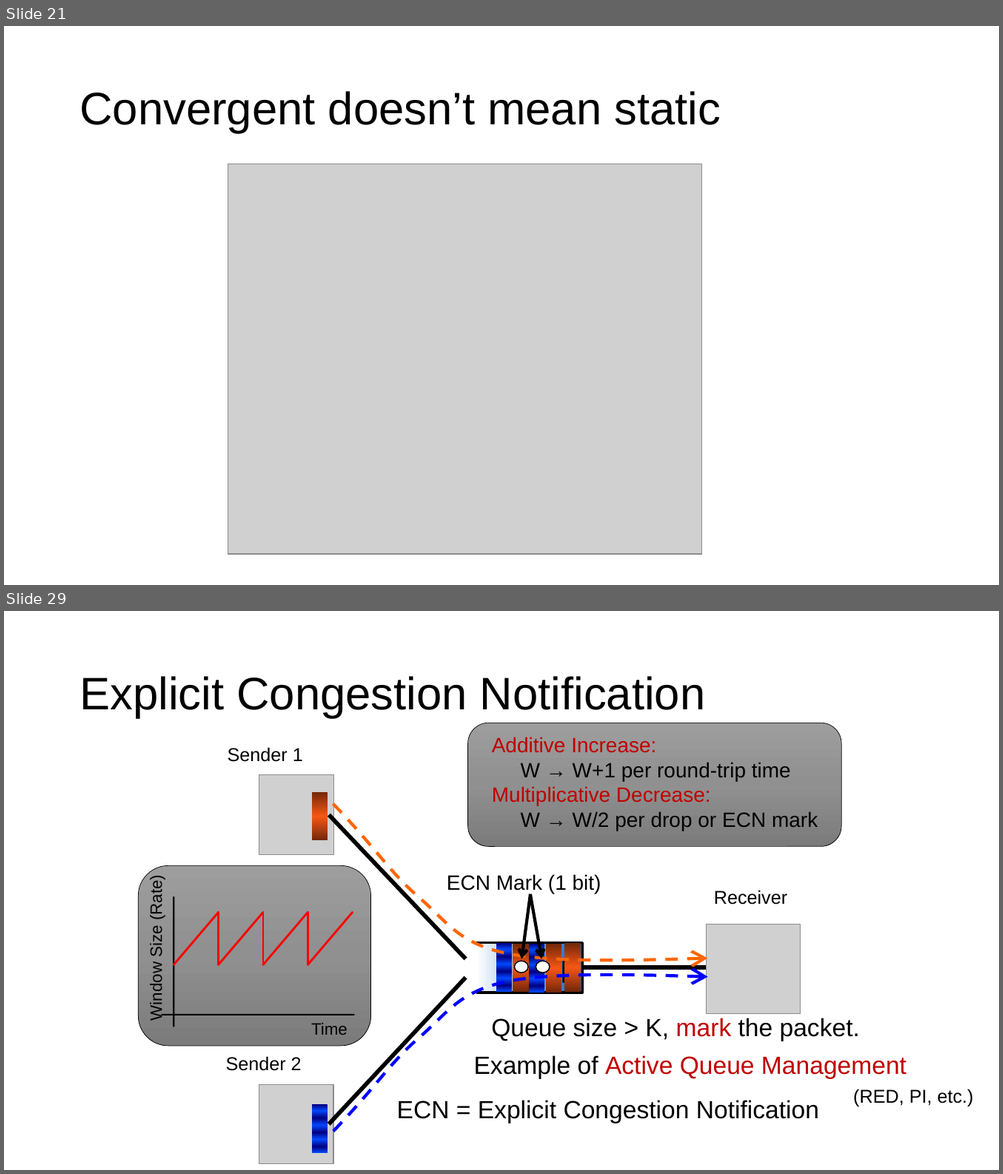
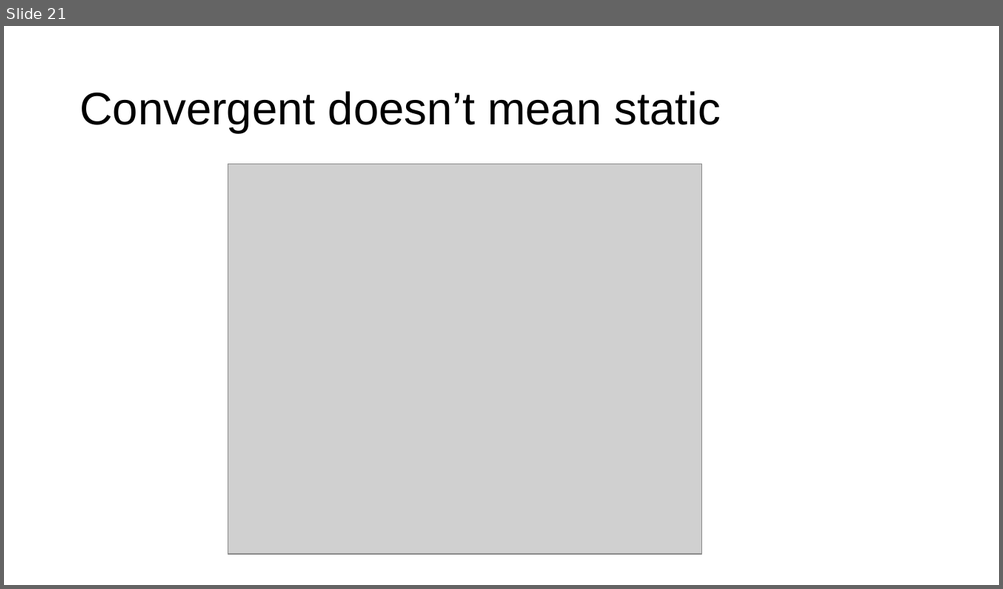
Before and after one commit to ngsrinivas/coursegen, a slide deck: ex/552-S24/staging/552-S24/lectures/04-transport-model.pptx. Shown one above the other, each under a label of ours: slides 21 and 29 before the commit, slide 21 after it; the slides between them are not shown. The pictures are 1003x1174 and 1003x589 pixels, drawn with LibreOffice and Linux fonts; fonts in the diff are those of the drawing; grey boxes stand for pictures. Boxes give left, top, right and bottom in pixels: in the first picture for what was removed or moved away, otherwise in the second. Text is boxed around its words. In the diff, an @@ line names an element or a change of style, - is before the commit and + after.

```diff
--- a/ex/552-S24/staging/552-S24/lectures/04-transport-model.pptx
+++ b/ex/552-S24/staging/552-S24/lectures/04-transport-model.pptx
@@ slide 29 removed at (x1=4, y1=611, x2=999, y2=1170), background #FFFFFF @@
@@ title removed at (x1=79, y1=676, x2=705, y2=718) @@
-Explicit Congestion Notification
@@ rounded rectangle removed at (x1=468, y1=723, x2=842, y2=847) @@
@@ text removed at (x1=492, y1=737, x2=817, y2=831) @@
-Additive Increase:
-W → W+1 per round-trip time
-Multiplicative Decrease:
-W → W/2 per drop or ECN mark
@@ text removed at (x1=227, y1=747, x2=303, y2=762) @@
-Sender 1
@@ picture removed at (x1=259, y1=775, x2=334, y2=855) @@
@@ rectangle removed at (x1=311, y1=792, x2=327, y2=841) @@
@@ freeform shape removed at (x1=333, y1=804, x2=708, y2=960) @@
@@ line removed from (329, 815) to (466, 960) @@
@@ rectangle removed at (x1=675, y1=898, x2=705, y2=928) @@
@@ text removed at (x1=714, y1=890, x2=787, y2=905) @@
-Receiver
@@ group removed at (x1=138, y1=866, x2=371, y2=1047): 9 lines, 2 texts, 1 rounded rectangle @@
-Time
-Window Size (Rate)
@@ rectangle removed at (x1=681, y1=903, x2=704, y2=925) @@
@@ rectangle removed at (x1=681, y1=903, x2=704, y2=925) @@
@@ rectangle removed at (x1=681, y1=903, x2=704, y2=925) @@
@@ freeform shape removed at (x1=476, y1=943, x2=582, y2=993) @@
@@ rectangle removed at (x1=564, y1=943, x2=580, y2=991) @@
@@ picture removed at (x1=706, y1=924, x2=800, y2=1014) @@
@@ rectangle removed at (x1=496, y1=944, x2=512, y2=992) @@
@@ rectangle removed at (x1=513, y1=944, x2=529, y2=992) @@
@@ group removed at (x1=447, y1=874, x2=601, y2=973): 2 arrows, 2 ellipses, 1 text @@
-ECN Mark (1 bit)
@@ rectangle removed at (x1=529, y1=945, x2=544, y2=993) @@
@@ rectangle removed at (x1=546, y1=945, x2=561, y2=993) @@
@@ line removed from (563, 958) to (563, 983) @@
@@ line removed from (329, 1125) to (466, 978) @@
@@ freeform shape removed at (x1=333, y1=976, x2=708, y2=1132) @@
@@ line removed from (580, 968) to (712, 968) @@
@@ text removed at (x1=491, y1=1018, x2=859, y2=1042) @@
-Queue size > K, mark the packet.
@@ text removed at (x1=226, y1=1056, x2=301, y2=1071) @@
-Sender 2
@@ text removed at (x1=474, y1=1056, x2=906, y2=1079) @@
-Example of Active Queue Management
@@ picture removed at (x1=259, y1=1085, x2=333, y2=1165) @@
@@ text removed at (x1=853, y1=1089, x2=973, y2=1107) @@
-(RED, PI, etc.)
@@ rectangle removed at (x1=311, y1=1105, x2=327, y2=1153) @@
@@ text removed at (x1=397, y1=1100, x2=819, y2=1124) @@
-ECN = Explicit Congestion Notification
```
Also in this commit, not shown: 15 other slides removed, 1 other file.
